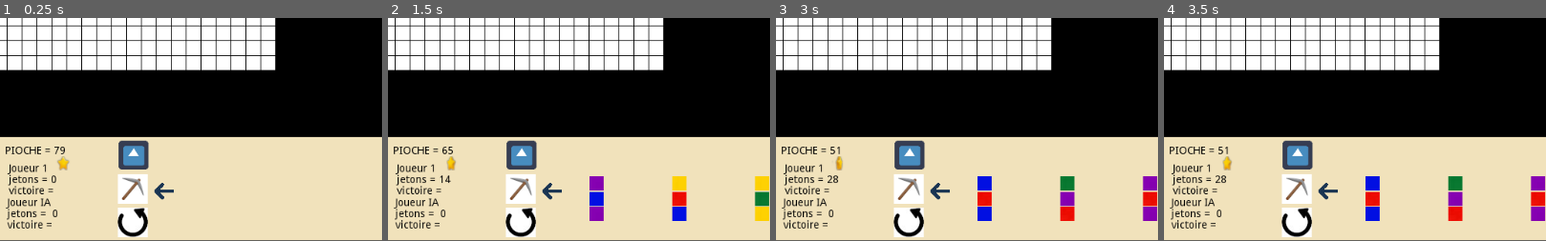
Above: before the commit, frames 1-4 (left to right).
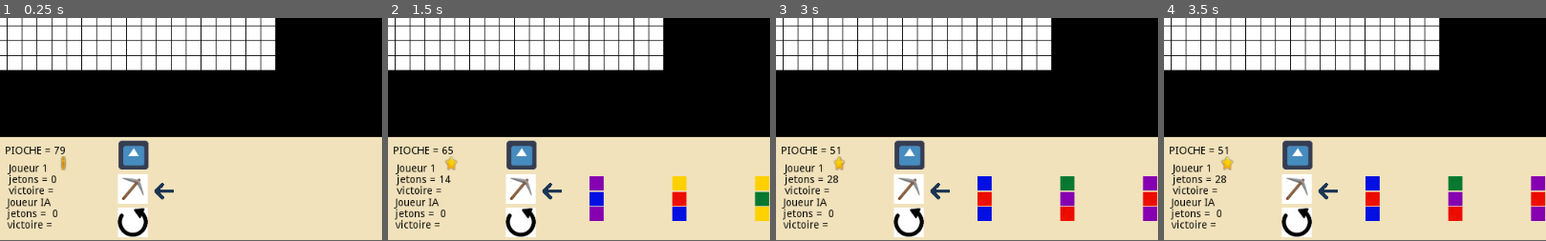
Above: after the commit, the same moments.

Repository: tartempion-sdr/chromino-V2
Game: Godot game, scene res://Node2D.tscn
Same seed, same stepped clock (60 frames per second), same inputs: the game is played once before the commit and once after it. This scene is started directly instead of the project's main scene. The engine's default icon, where the game draws it, is replaced by a stand-in: a white triangle on a blue panel in a dark square.
Inputs:
- Up to frame 1 (0.25 s): no input
- Up to frame 2 (1.5 s): click "PIOCHE = 79" at 0.5 s; click "PIOCHE = 72" at 1.25 s
- Up to frame 3 (3 s): click "PIOCHE = 65" at 2 s; click "PIOCHE = 58" at 2.75 s
- Up to frame 4 (3.5 s): no input
The pictures show only the part of the screen within x 0-50%, y 50-100%; the shares and areas given below are measured in that part.

The runs differ from the first frame. In frame 1, 0.1% of the frame differs, in the area x 15-19%, y 61-69%; in frame 2, less than 0.1%; in frame 3, 0.1%; in frame 4, less than 0.1%.

Commit message:
jeton 1 ia cerveau suit on avance

Diff:
--- a/Node2D.tscn
+++ b/Node2D.tscn
@@ -164,6 +164,7 @@
 
 [node name="AnimatedSpriteaujoueur1" type="AnimatedSprite" parent="Area2D"]
 frames = SubResource( 1 )
+frame = 4
 playing = true
 [connection signal="button_down" from="Area2D/TextureRect2/Button_pioche" to="." method="_on_Button_pioche_button_down"]
 [connection signal="button_down" from="Area2D/TextureRect2/Button_gauche2" to="." method="_on_Button_gauche_button_down"]
--- a/jetons.gd
+++ b/jetons.gd
@@ -83,7 +83,7 @@
 								self.get_node("Area2D/jetons/Spritemilieu/Spritehaut").texture.get_path()
 							)
 
-				print(Globals.list_couleur_bouge_jeton)
+				#print(Globals.list_couleur_bouge_jeton)
 				collision_count = 0
 				jeton_blanc_3 = true
 
@@ -111,14 +111,24 @@
 		child_node.global_position = mouse_pos
 
 func compare_autour():
-	print(liste_colision_autour)
-	for jtn in Globals.list_affiche_position_porte_jetons:
-		var jeton:Jeton = jtn
-		if Globals.id_child_node2d_jeton == jeton.jeton_id:
-			if jeton.is_vertical():
-				check_colision_vertical()
-			if jeton.is_horizontal():
-				check_colision_horizontal()
+	#print(liste_colision_autour)
+	if Globals.au_joueur1_de_jouer:
+
+		for jtn in Globals.list_affiche_position_porte_jetons:
+			var jeton:Jeton = jtn
+			if Globals.id_child_node2d_jeton == jeton.jeton_id:
+				if jeton.is_vertical():
+					check_colision_vertical()
+				if jeton.is_horizontal():
+					check_colision_horizontal()
+	else:
+		for jtn in Globals.list_affiche_position_porte_jetons_ia:
+				var jeton:Jeton = jtn
+				if Globals.id_child_node2d_jeton == jeton.jeton_id:
+					if jeton.is_vertical():
+						check_colision_vertical()
+					if jeton.is_horizontal():
+						check_colision_horizontal()
 
 func check_colision_vertical():
 	var similaire = true
@@ -142,7 +152,8 @@
 		similaire = false
 
 	if similaire :
-		print(str(path_similaire) + " couleurs similaire")
+		#print(str(path_similaire) + " couleurs similaire")
+		pass
 	else:
 		print("interdit")
 
@@ -206,6 +217,7 @@
 		if node2d_scene: # Accède au bouton pioche
 			var button_pioche = node2d_scene.get_node("Area2D/TextureRect2/Button_pioche")
 			button_pioche.texture_normal = pioche
+
 	else:
 
 		if node2d_scene: # Accède au bouton pioche
@@ -231,16 +243,16 @@
 
 					node.visible = true
 					tourn_ia()
-					yield(get_tree().create_timer(0.025), "timeout") # Attendre 1 seconde entre chaque position
+					yield(get_tree().create_timer(0.015), "timeout") # Attendre 1 seconde entre chaque position
 					tourn_ia()
-					yield(get_tree().create_timer(0.025), "timeout") # Attendre 1 seconde entre chaque position
+					yield(get_tree().create_timer(0.015), "timeout") # Attendre 1 seconde entre chaque position
 					tourn_ia()
-					yield(get_tree().create_timer(0.025), "timeout") # Attendre 1 seconde entre chaque position
+					yield(get_tree().create_timer(0.015), "timeout") # Attendre 1 seconde entre chaque position
 					tourn_ia()
-					yield(get_tree().create_timer(0.025), "timeout") # Attendre 1 seconde entre chaque position
+					yield(get_tree().create_timer(0.015), "timeout") # Attendre 1 seconde entre chaque position
 
 				node.visible = false
-			Globals.au_joueur1_de_jouer = not Globals.au_joueur1_de_jouer
+		Globals.au_joueur1_de_jouer = not Globals.au_joueur1_de_jouer
 
 func tourn_ia():
 	if Globals.list_affiche_position_porte_jetons_ia.size() >= 0:
@@ -281,8 +293,8 @@
 		###print(info + str(Globals.list_couleur_bouge_jeton[jeton1]))
 
 	elif liste_colision_autour[autour] == str(blanc):
-		print(info + str(blanc))
-
+		#print(info + str(blanc))
+		pass
 	else:
 		similaire = false
 	return similaire
@@ -304,7 +316,8 @@
 		path_similaire += 1
 		###print(info + str(Globals.list_couleur_bouge_jeton[jeton_index]))
 	elif is_colision_blanc:
-		print(info + str(blanc))
+		#print(info + str(blanc))
+		pass
 	else:
 		similaire = false
 
